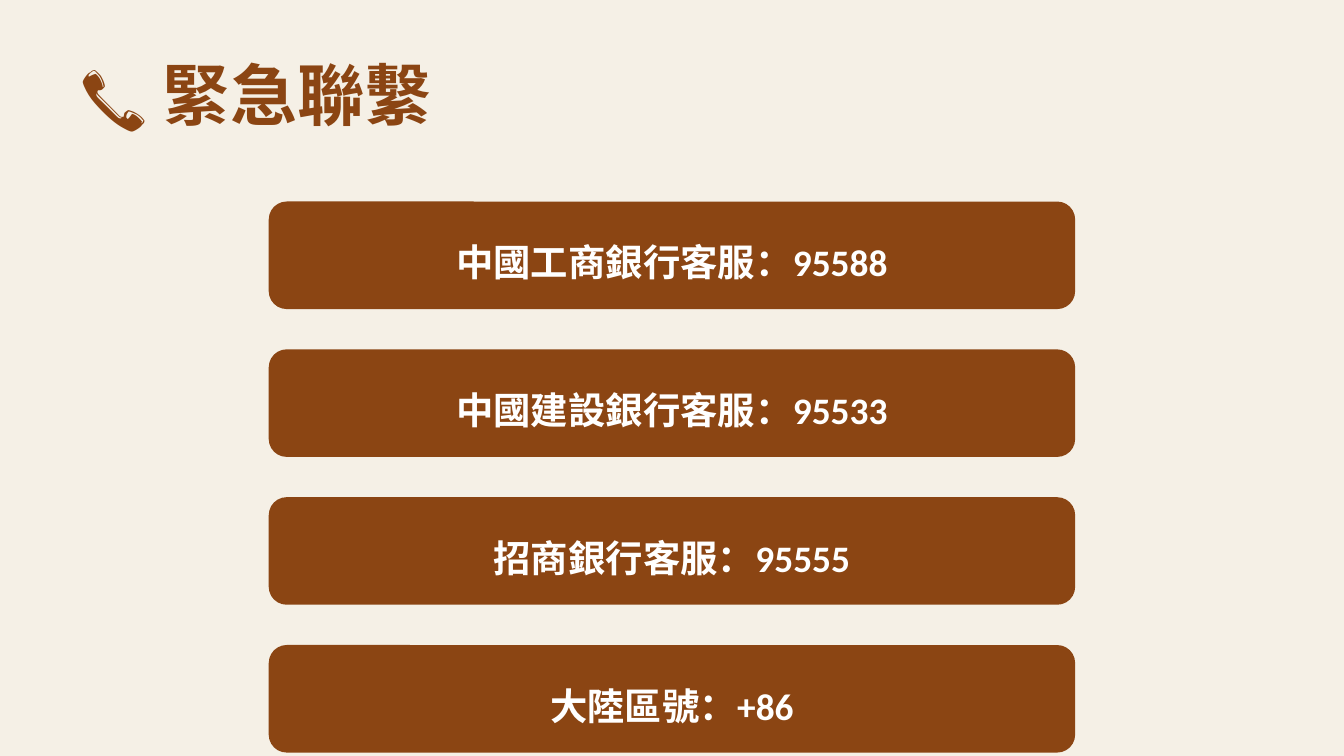
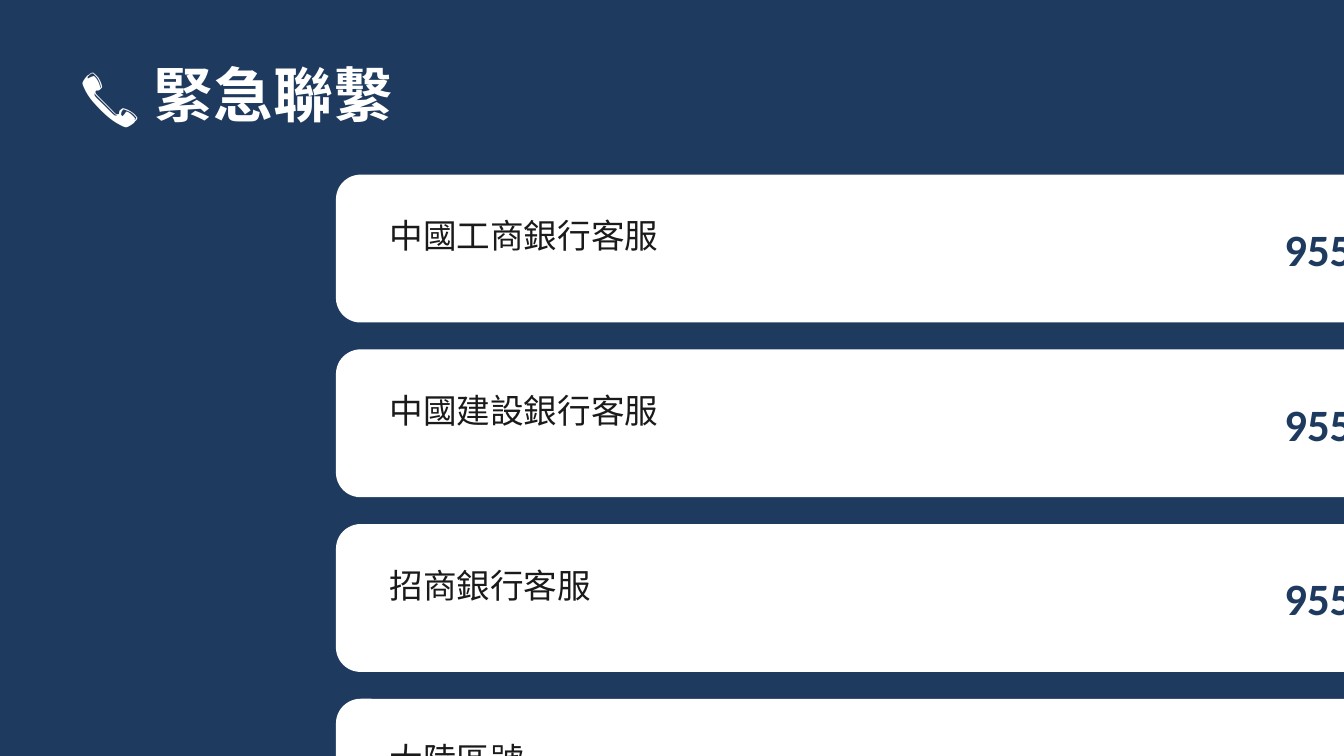
Before and after one commit to terryyehai/hongloumeng-reader, a slide deck: slide 7 of bank-account-guide.pptx. Drawn at 1344x756 pixels with LibreOffice and Linux fonts; fonts in the diff are those of the drawing. Boxes give left, top, right and bottom in pixels: in the first picture for what was removed or moved away, otherwise in the second. Text is boxed around its words. In the diff, an @@ line names an element or a change of style, - is before the commit and + after.

```diff
--- a/bank-account-guide.pptx
+++ b/bank-account-guide.pptx
@@ background #F5F0E6 to #1E3A5F @@
@@ text "📞 緊急聯繫" at [154, 66, 393, 123]: size 36 to 32 pt, text colour #8B4513 to #FFFFFF @@
@@ rounded rectangle: place and size @@
-rounded rectangle at [269, 202, 1075, 309]
+rounded rectangle at [336, 175, 1344, 323]
@@ rounded rectangle at [336, 175, 1344, 323]: fill #8B4513 to #FFFFFF @@
@@ text added at [1008, 202, 1344, 296], 24 pt, text #1E3A5F, bold @@
+95588
@@ text at [389, 219, 658, 251]: text changed; size 20 to 18 pt; text colour #FFFFFF to #1A1A1A; bold off @@
-中國工商銀行客服：95588
+中國工商銀行客服
@@ rounded rectangle removed at [269, 349, 1075, 457] @@
@@ rounded rectangle added at [336, 349, 1344, 497], fill #FFFFFF @@
@@ text added at [1008, 376, 1344, 470], 24 pt, text #1E3A5F, bold @@
+95533
@@ text at [389, 394, 658, 426]: text changed; size 20 to 18 pt; text colour #FFFFFF to #1A1A1A; bold off @@
-中國建設銀行客服：95533
+中國建設銀行客服
@@ rounded rectangle removed at [269, 497, 1075, 605] @@
@@ rounded rectangle at [336, 524, 1344, 672]: fill #8B4513 to #FFFFFF @@
@@ rounded rectangle: place and size @@
-rounded rectangle at [269, 645, 1075, 753]
+rounded rectangle at [336, 524, 1344, 672]
@@ text at [389, 569, 591, 601]: text changed; size 20 to 18 pt; text colour #FFFFFF to #1A1A1A; bold off @@
-招商銀行客服：95555
+招商銀行客服
@@ text added at [1008, 551, 1344, 645], 24 pt, text #1E3A5F, bold @@
+95555
@@ text at [550, 688, 793, 724]: text changed; size 20 to 18 pt; text colour #FFFFFF to #1A1A1A; bold off @@
-大陸區號：+86
+大陸區號
@@ rounded rectangle added at [336, 699, 1344, 756], fill #FFFFFF @@
@@ text added at [1008, 726, 1344, 756], 24 pt, text #1E3A5F, bold @@
++86
```
Also in this commit, not shown: 6 other slides changed.
